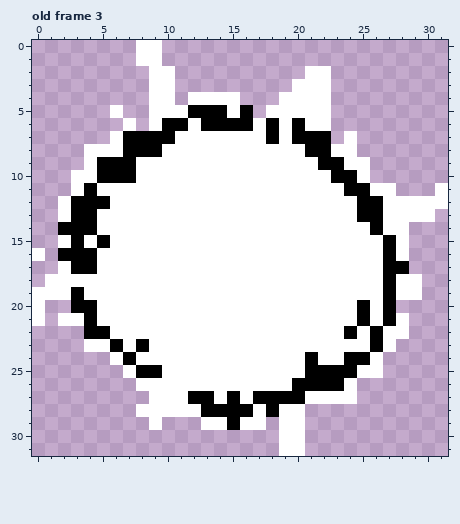
A pixel-art file gets an edit: 1-Bit Project/Assets/Sprites/BombWeed.aseprite. Above, as it was before the edit.
32x32 pixels, 5 frames. Shown: old frame 3. The commit also changed other frames, which this record leaves out.
Now the later version:
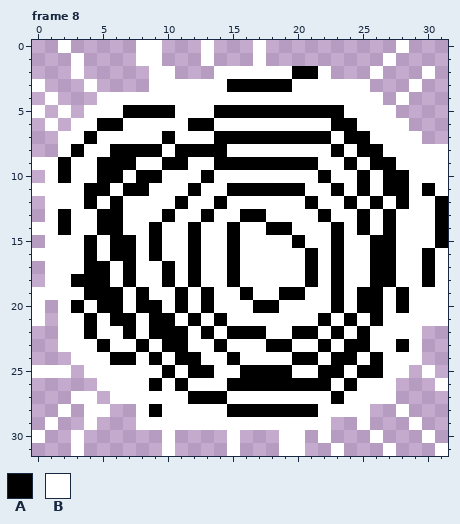
Palette (. is transparent): A #000000  B #ffffff
A new or re-ordered frame is compared with the old frame closest to it.
The author wrote: Added some code for Kudzu and changed BombWeed
What changed:
frames 5 -> 9
Changed rows in their new state; - is an unchanged pixel.
Frame 8 is new; against old frame 3:
first column x 0:
 0 --B----------B---B----------B---
 1 ---B---------B---B---------B----
 2 ---B----------BBBBBBAA----B---B-
 3 B---B------BBBBAAAAA---BBB---B--
 4 -B---BBBB--B----BBB----BBBB-B---
 5 B-B-BB-AAAA-BB-A-AAAAAAABBBB----
 6 -B-BBAA-B-BBA-BBB-B-B--AABBBB---
 7 --BBAB-BBB----AAAA-A---BAABBBB--
 8 --BA--A----AAAA------BBA-AABBBBB
 9 BBAB------AA--AAAAAAAABBA-AABBBB
10 -BA----BAA---A--------ABBABAABBB
11 BBB--A-AA---A--AAAAAA--AB--AABA-
12 -B-B-BA----A--A------A--AB--A--A
13 -BABBAA---A--A--AA----A---BA---A
14 BB-BBAA--A--A--A--AA---A-ABA-BBA
15 -B-BABAA-A--A--A----A--A--A--BBA
16 -BBB--AA-A--A--A-----A-A--A--BAB
17 -B-B-A-A--A-A--A-----A-A--A-BBAB
18 ---AAA-A--A-A--A-----A-A--A---AB
19 ---BAAA-A--A-A--A--AA--A-AABA-BB
20 --B-BAA-AA-A-A---AA----A--ABABBB
21 ------AA-AA-A-A-------A-ABAB-BBB
22 --BB-B-A-AAA-A-AAA--AA-ABAB--B--
23 --BB-AB---AA--A---AA--A-AAB-AB--
24 ---BBBA--A-AA--A----A--A-BABBB--
25 BBB-BBB-BBA-AA--AAAA-B--BAABB-B-
26 -----BBB-A-A---AAAAA---BABBB---B
27 ---BB-BBB-----AB-BBBB--A-BBB----
28 --B-BB---A---BB--A-AAABBBB--B---
29 -B--B---B-BBB--B--B--BB--B---B--
30 B--B------B----B------B---B---B-
31 ---B------B----B-------B---B---B
